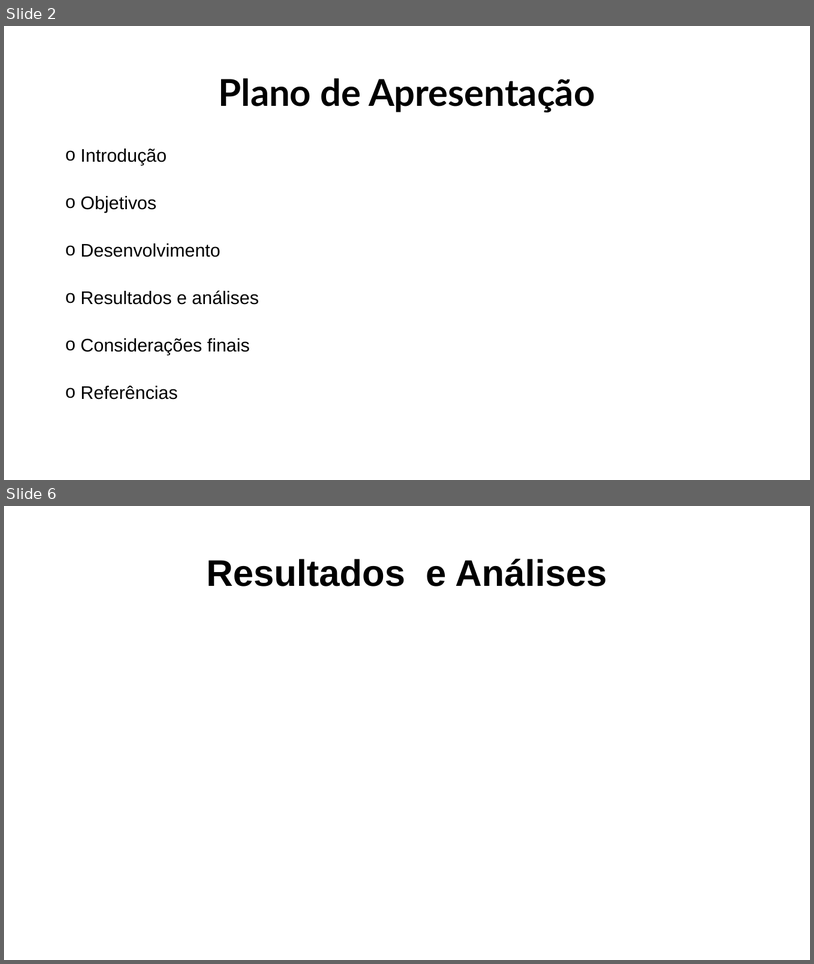
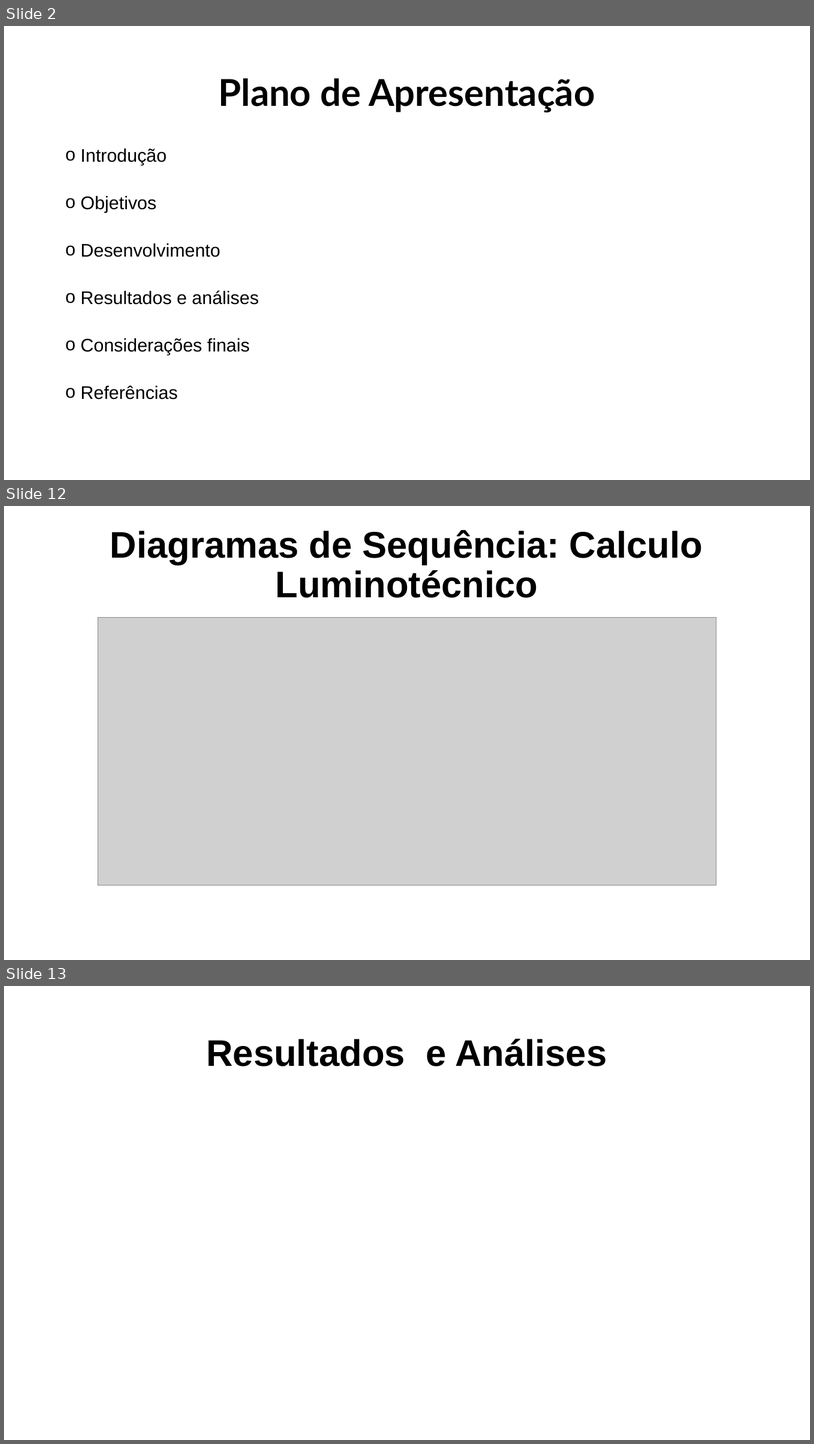
Before and after one commit to GianluccaCampana/Tcc, a slide deck: capa DVD/Modelo de Apresentacao CPS - ETEC ZL.pptx. Shown one above the other, each under a label of ours: slides 2 and 6 before the commit, slides 2, 12 and 13 after it; the slides between them are not shown. The pictures are 814x964 and 814x1444 pixels, drawn with LibreOffice and Linux fonts; fonts in the diff are those of the drawing; grey boxes stand for pictures; background and template pictures are left out. Boxes give left, top, right and bottom in pixels: in the first picture for what was removed or moved away, otherwise in the second. Text is boxed around its words. In the diff, an @@ line names an element or a change of style, - is before the commit and + after.

```diff
--- a/capa DVD/Modelo de Apresentacao CPS - ETEC ZL.pptx
+++ b/capa DVD/Modelo de Apresentacao CPS - ETEC ZL.pptx
@@ slide 12 added at <box>4,506,810,960</box>, background #FFFFFF @@
@@ title added at <box>110,530,703,598</box>, 44 pt, text #000000, bold @@
+Diagramas de Sequência: Calculo Luminotécnico
@@ picture added at <box>98,618,717,885</box> @@
@@ what was slide 6 is now slide 13 @@
```
Also in this commit, not shown: 1 slide changed, 11 other slides added, 5 slides removed, 6 other files.
